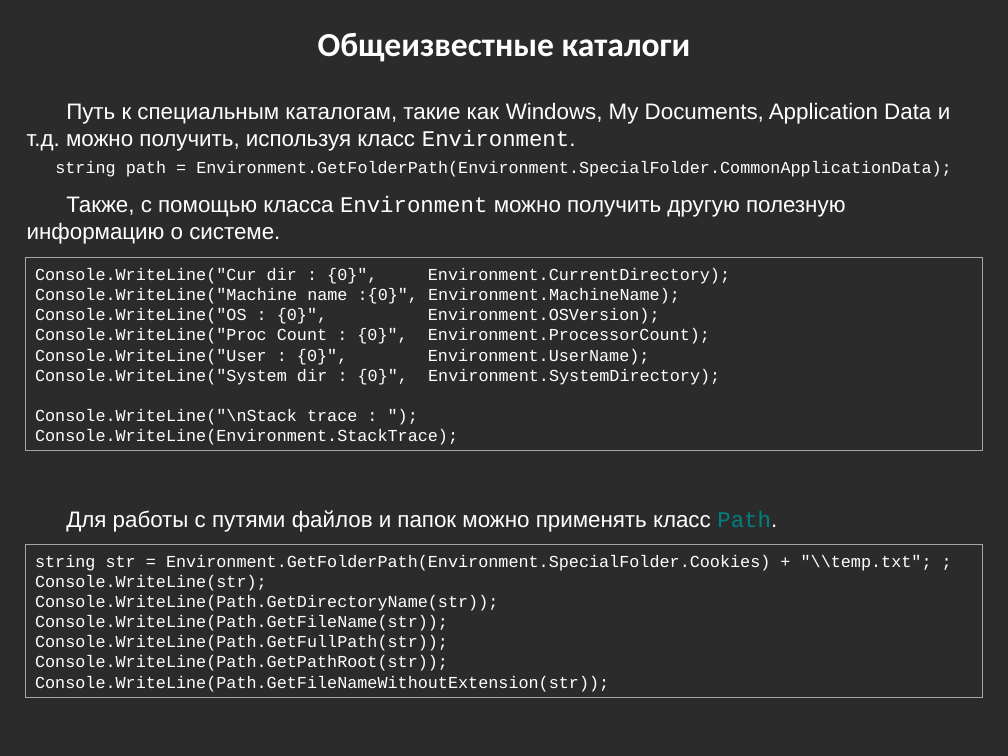
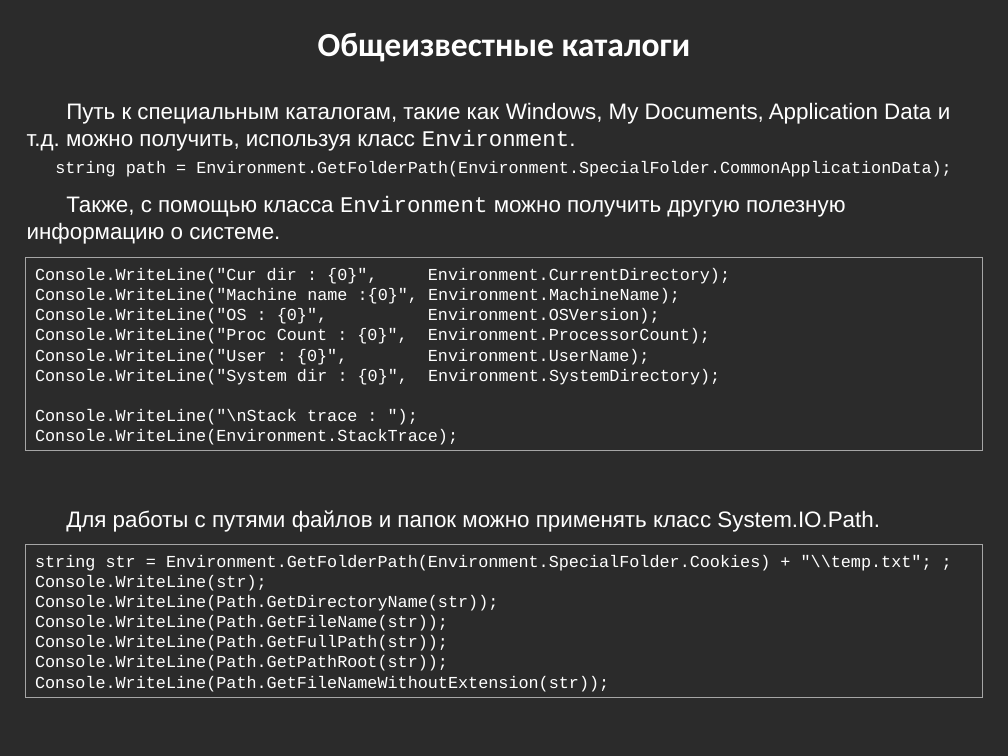
Before and after one commit to bazile/Training, a slide deck: slide 17 of Presentation/lesson-04-io.pptx. Drawn at 1008x756 pixels with LibreOffice and Linux fonts; fonts in the diff are those of the drawing; background and template pictures are left out; a plain dark background stands for a picture behind light text. Boxes give left, top, right and bottom in pixels: in the first picture for what was removed or moved away, otherwise in the second. Text is boxed around its words. In the diff, an @@ line names an element or a change of style, - is before the commit and + after.

Commit message:
Minor changes to IO presentation

```diff
--- a/Presentation/lesson-04-io.pptx
+++ b/Presentation/lesson-04-io.pptx
@@ text at box(66, 510, 880, 532): text changed @@
-Для работы с путями файлов и папок можно применять класс Path.
+Для работы с путями файлов и папок можно применять класc System.IO.Path.
```
